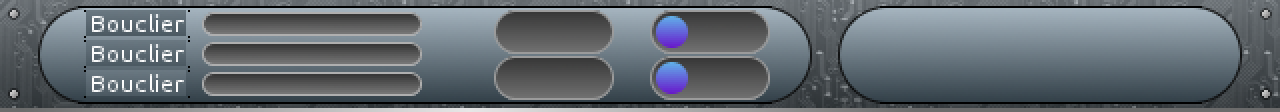
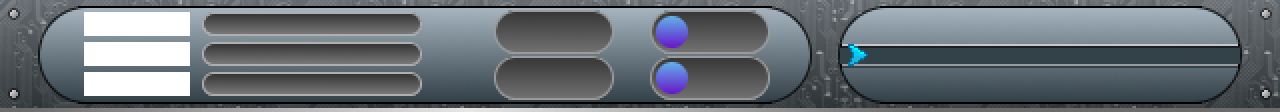
Revision of a layered 1280 x 112 image; what changed, layer by layer:
added layer "level-cursor" above "level-bar" over [848, 44, 868, 66]
added layer "level-bar" above "bonus-2.png" over [840, 44, 1240, 68]
renamed "label" to "pbars-label", moved it above "bonus-box-bg", painted on it over [84, 10, 190, 98]
